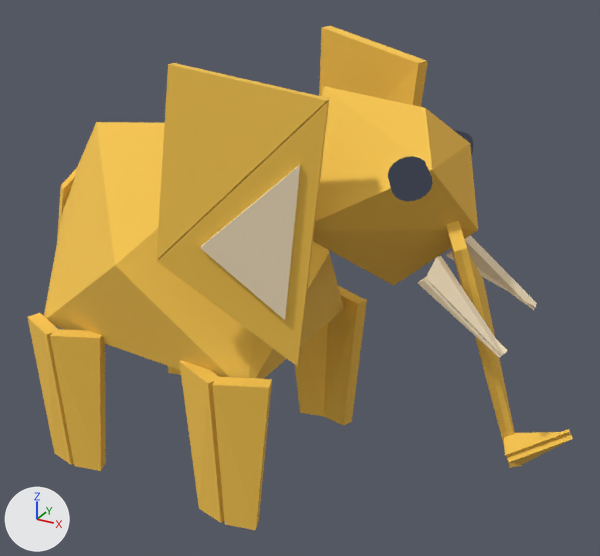
The glTF model models/foldlings/foldling_elephant_decimals.glb as it was, and as the next commit left it.
Both versions are drawn from a 50 mm lens placed at (0.0549, -0.0835, 0.0705), pointed at (0.0082, 0.0014, 0.0281). Every picture has the same lights, and +X, +Y and +Z are marked at lower left. The first picture is the older version. Where no turn or scale is listed for an object, it has been applied to the vertices. Vertices at exactly the same position are counted once.

The first picture shows 'body', 'ear_l', 'ear_r', 'head', 'leg_bl', 'leg_fl', 'leg_fr', 'trunk' and 1 more.
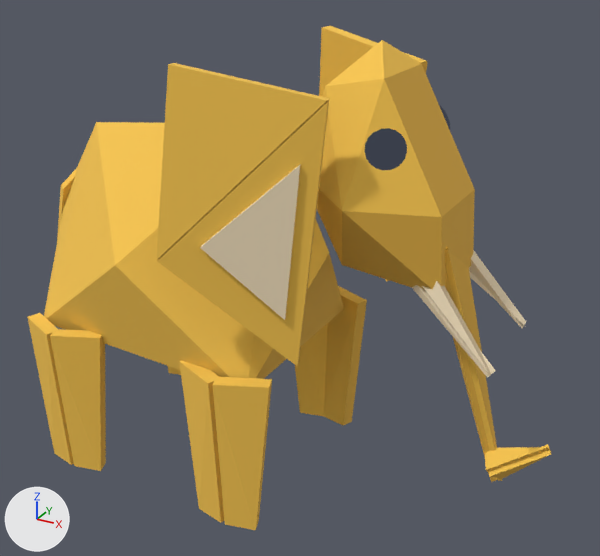
The change, as a diff of the scene's bpy script:
```diff
--- a/models/foldlings/foldling_elephant_decimals.glb.py
+++ b/models/foldlings/foldling_elephant_decimals.glb.py
@@ me_head @@
 # used by ob_head; parent = ob_body; location = (0.018, 0.0, 0.008); rotation_euler = (0.0, -0.067, 0.0), in degrees (0, -3.8, 0)
-me_head.from_pydata(...)  # 104 vertices, 180 faces; spans x -0.001..0.0223, y -0.012..0.012, z -0.0112..0.015
+me_head.from_pydata(...)  # 111 vertices, 194 faces; spans x -0.001..0.0211, y -0.011..0.011, z -0.0138..0.02
+# me_head part 1: the loose piece of 36 vertices spanning x 0.0096..0.0142, y 0.0046..0.0088, z 0.0048..0.0094 is multiplied about its middle by the matrix ((0.933, -0.083, -0.351), (-0.109, 0.862, -0.494), (0.344, 0.499, 0.795)), then moved by (-0.0027, 0.0, 0.0029)
+# me_head part 2: the loose piece of 8 vertices spanning x -0.001..0.017, y -0.012..0.012, z -0.008..0.015 is rebuilt with 15 vertices and now spans x -0.001..0.0148, y -0.011..0.011, z -0.0061..0.02
+# me_head part 3: the loose piece of 6 vertices spanning x 0.0117..0.0223, y -0.0071..-0.0034, z -0.0112..-0.0041 is rebuilt with 6 vertices and now spans x 0.0095..0.0211, y -0.0071..-0.0038, z -0.0138..-0.0027
+# me_head part 4: the loose piece of 6 vertices spanning x 0.013..0.022, y -0.0072..-0.0033, z -0.0112..-0.0018 is rebuilt with 6 vertices and now spans x 0.0107..0.0209, y -0.0072..-0.0037, z -0.0138..-0.0004
+# me_head part 5: the loose piece of 6 vertices spanning x 0.0117..0.0223, y 0.0034..0.0071, z -0.0112..-0.0041 is rebuilt with 6 vertices and now spans x 0.0095..0.0211, y 0.0038..0.0071, z -0.0138..-0.0027
+# me_head part 6: the loose piece of 6 vertices spanning x 0.013..0.022, y 0.0033..0.0072, z -0.0112..-0.0018 is rebuilt with 6 vertices and now spans x 0.0107..0.0209, y 0.0037..0.0072, z -0.0138..-0.0004
+# me_head part 7: a new loose piece of 36 vertices spanning x 0.0069..0.0115, y -0.0089..-0.0047, z 0.0077..0.0122, in mat_ink
+# me_head part 8: the loose piece of 36 vertices spanning x 0.0096..0.0142, y -0.0088..-0.0046, z 0.0048..0.0094 is deleted
 me_head.materials.append(mat_cream)
@@ me_trunk @@
 # used by ob_trunk; location = (0.0301, 0.0, 0.0381)
-me_trunk.from_pydata(...)  # 24 vertices, 32 faces; spans x -0.0039..0.0139, y -0.0043..0.0004, z -0.0276..0.005
+me_trunk.from_pydata(...)  # 24 vertices, 32 faces; spans x -0.0039..0.0141, y -0.0048..0.0004, z -0.0296..0.004
+# me_trunk part 9: the loose piece of 6 vertices spanning x -0.0039..0.0086, y -0.0043..0.0003, z -0.0276..0.005 is rebuilt with 6 vertices and now spans x -0.0039..0.0087, y -0.0048..0.0004, z -0.0296..0.004
+# me_trunk part 10: the loose piece of 6 vertices spanning x 0.007..0.0139, y -0.0026..0.0004, z -0.0267..-0.0207 is rebuilt with 6 vertices and now spans x 0.0063..0.0139, y -0.0026..0.0004, z -0.0274..-0.0226
+# me_trunk part 11: the loose piece of 6 vertices spanning x 0.0062..0.0137, y -0.0026..0.0004, z -0.0254..-0.0206 is rebuilt with 6 vertices and now spans x 0.0071..0.0141, y -0.0026..0.0004, z -0.0287..-0.0227
+# me_trunk part 12: the loose piece of 6 vertices spanning x -0.0003..0.0087, y -0.0041..0.0001, z -0.0276..0.0002 is rebuilt with 6 vertices and now spans x -0.0001..0.0088, y -0.0044..0.0, z -0.0296..0.0007
 me_trunk.materials.append(mat_sunflower)
@@ ob_trunk @@
 ob_trunk = bpy.data.objects.new('trunk', me_trunk)
-ob_trunk.location = (0.0301, 0.0, 0.0381)
+ob_trunk.location = (0.0279, 0.0, 0.0373)
```

Pixel boxes [x1, y1, x2, y2] of what changed, in the pictures (600 x 556 px; the box of a moved part takes in the faces that stretch with it):
'head', reshaped (7% narrower, 24% taller): before [313, 86, 537, 358]; after [317, 40, 526, 378]
'trunk', reshaped, moved: before [446, 221, 573, 468]; after [445, 246, 551, 482]
part 1 of me_head, moved or reshaped (mostly hidden): before [453, 129, 474, 156]; after [439, 105, 450, 130]
part 2 of me_head, rebuilt (25% taller): before [313, 86, 478, 285]; after [317, 40, 475, 290]
part 3 of me_head, rebuilt: before [418, 277, 508, 358]; after [412, 285, 496, 378]
part 4 of me_head, rebuilt: before [426, 256, 503, 355]; after [422, 281, 491, 376]
part 5 of me_head, rebuilt: before [446, 251, 535, 307]; after [469, 270, 523, 324]
part 6 of me_head, rebuilt: before [465, 235, 537, 310]; after [469, 250, 526, 328]
part 7 of me_head, added (blue): after [365, 128, 407, 170]
part 8 of me_head, deleted (blue): before [388, 156, 433, 201]
part 9 of me_trunk, rebuilt: before [446, 221, 516, 468]; after [446, 246, 497, 482]
part 10 of me_trunk, rebuilt (30% shorter): before [507, 429, 573, 465]; after [485, 447, 551, 472]
part 11 of me_trunk, rebuilt: before [504, 432, 572, 457]; after [488, 444, 551, 479]
part 12 of me_trunk, rebuilt: before [461, 249, 521, 467]; after [445, 250, 502, 481]
